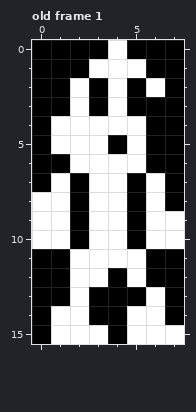
Two versions of one pixel-art file, assets/player.ase. Above is the file before it was changed.
8x16 pixels, 4 frames. Shown: old frame 1. The commit also changed other frames, which this record leaves out.
The same view after the edit:
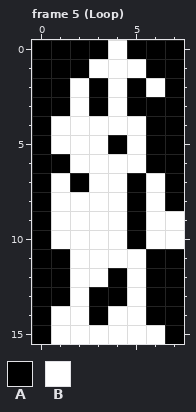
Palette (. is transparent): A #000000  B #ffffff
A new or re-ordered frame is compared with the old frame closest to it.
Commit: Add running animation
Change:
frames 4 -> 8
Frame 5 (Loop) is new; against old frame 1:
Colour B gives way to colour A in rows 8 to 10 at x 0; in rows 13 to 14 at x 6; in row 15 at x 7.
Colour A gives way to colour B in rows 8 to 10 at x 2; in row 13 at x 5; in rows 14 to 15 at x 4.
Where, in picture pixels (left, top, right, bottom), the same in both pictures:
changed: (32, 192, 184, 344)
